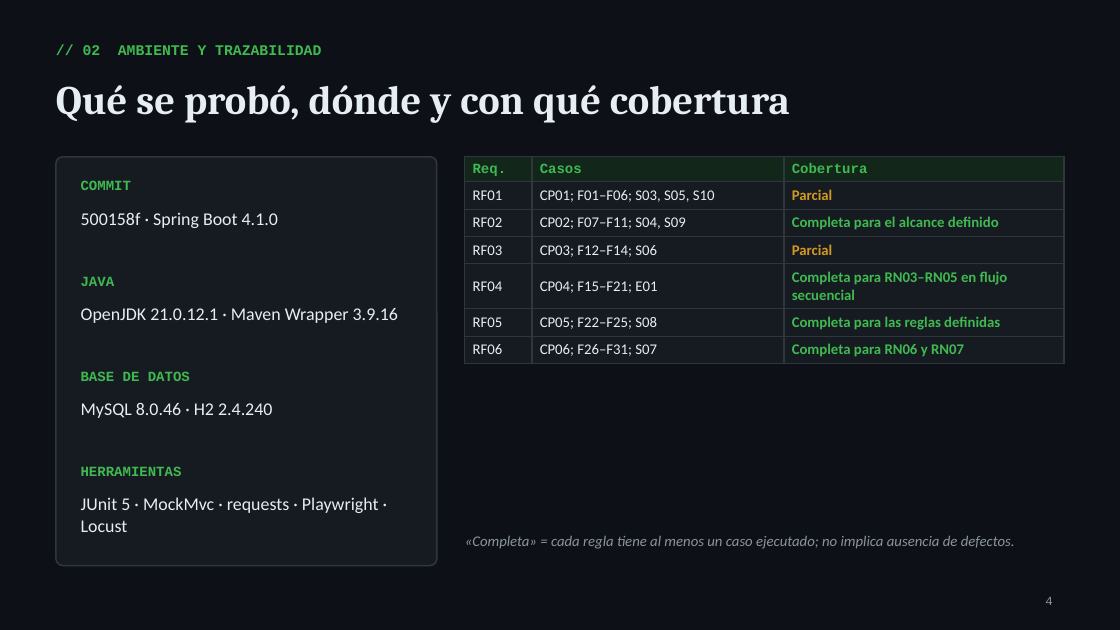
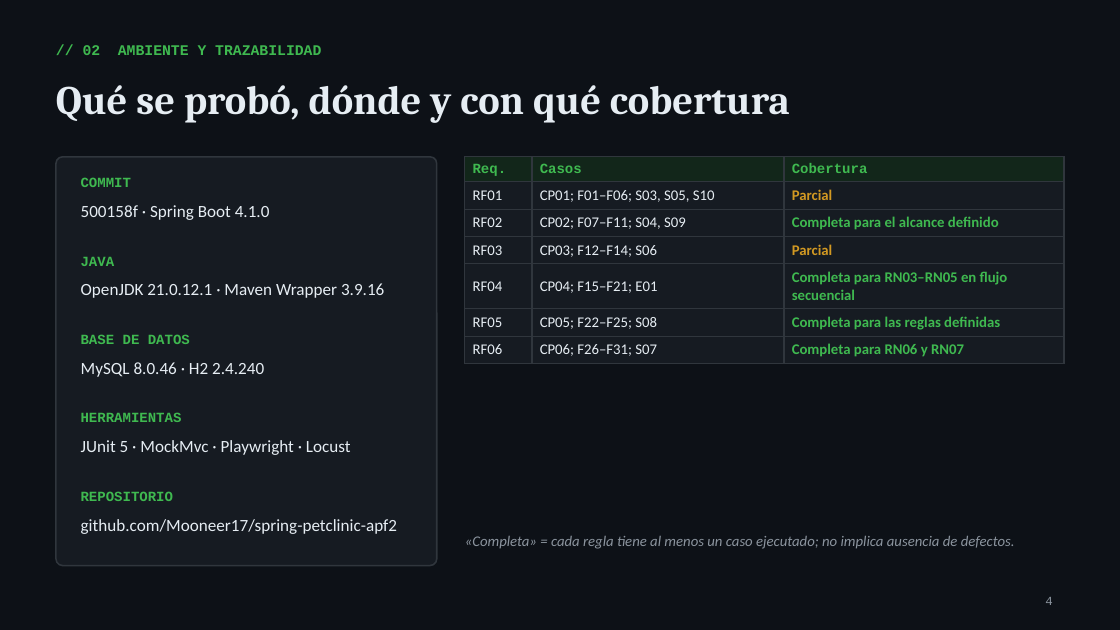
Before and after one commit to Mooneer17/spring-petclinic-apf2, a slide deck: slide 4 of presentacion/10Grupo_Segundo_Avance.pptx. Drawn at 1120x630 pixels with LibreOffice and Linux fonts; fonts in the diff are those of the drawing. Boxes give left, top, right and bottom in pixels: in the first picture for what was removed or moved away, otherwise in the second. Text is boxed around its words. In the diff, an @@ line names an element or a change of style, - is before the commit and + after.

Commit message:
Agrega el enlace del repositorio al informe y la presentación
Actualiza las secciones 8.2 y los anexos A y C del informe (PDF y DOCX),
las diapositivas 4, 14 y 15 de la presentación y PENDIENTES.md.

```diff
--- a/presentacion/10Grupo_Segundo_Avance.pptx
+++ b/presentacion/10Grupo_Segundo_Avance.pptx
@@ text "500158f · Spring Boot 4.1.0": place and size @@
-text "500158f · Spring Boot 4.1.0" at (81,212,278,228)
+text "500158f · Spring Boot 4.1.0" at (81,205,270,220)
@@ text "JAVA": place and size @@
-text "JAVA" at (81,277,115,286)
+text "JAVA" at (81,257,115,266)
@@ text "OpenJDK 21.0.12.1 · Maven Wrapper ...": place and size @@
-text "OpenJDK 21.0.12.1 · Maven Wrapper ..." at (81,308,398,323)
+text "OpenJDK 21.0.12.1 · Maven Wrapper ..." at (81,283,384,298)
@@ size 11.5 to 11 pt in 3 elements at (81,205,270,220), (81,283,384,298), (81,362,264,377) @@
@@ text "BASE DE DATOS": place and size @@
-text "BASE DE DATOS" at (81,371,190,381)
+text "BASE DE DATOS" at (81,334,190,344)
@@ text "MySQL 8.0.46 · H2 2.4.240": place and size @@
-text "MySQL 8.0.46 · H2 2.4.240" at (81,403,272,418)
+text "MySQL 8.0.46 · H2 2.4.240" at (81,362,264,377)
@@ text "HERRAMIENTAS": place and size @@
-text "HERRAMIENTAS" at (81,466,182,476)
+text "HERRAMIENTAS" at (81,412,182,422)
@@ text at (81,440,351,455): text changed; size 11.5 to 11 pt @@
-JUnit 5 · MockMvc · requests · Playwright · Locust
+JUnit 5 · MockMvc · Playwright · Locust
@@ text added at (81,491,173,501), 9 pt, text #3FB950, bold @@
+REPOSITORIO
@@ text added at (81,519,397,534), 11 pt, text #E6EDF3 @@
+github.com/Mooneer17/spring-petclinic-apf2
```
Also in this commit, not shown: 2 other slides changed, 4 other files.
